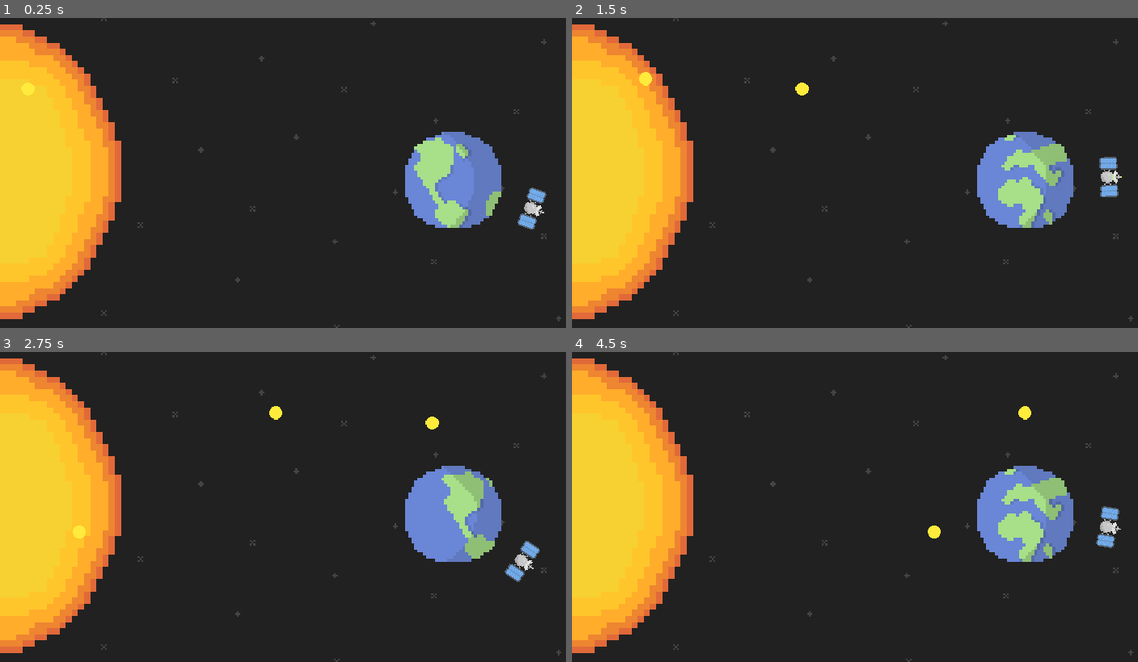
Above: before the commit, frames 1-4 (two rows, left to right).
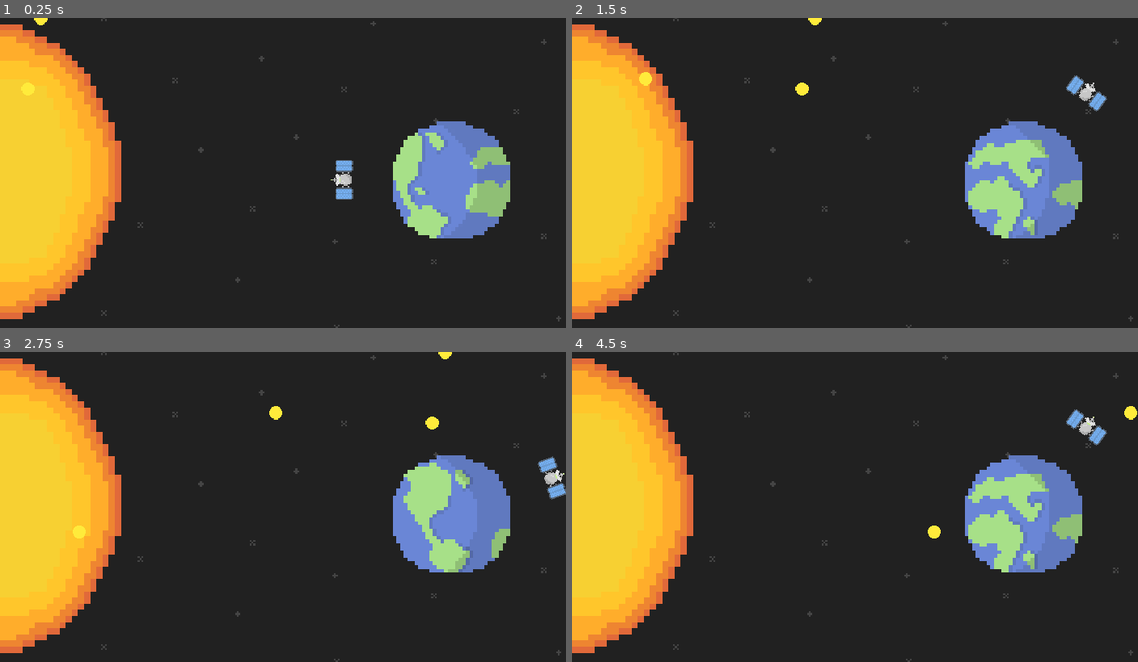
Above: after the commit, the same moments.

Repository: Liamx220/MiniJam76
Game: Godot game, scene res://Main.tscn
Same seed, same stepped clock (60 frames per second), same inputs: the game is played once before the commit and once after it.
Inputs (mouse positions are in pixels of both pictures, inside the frame that each line leads up to):
- Up to frame 1 (0.25 s): no input
- Up to frame 2 (1.5 s): move the mouse to (979, 157) at 0.52 s; hold D (right) 0.53-1.28 s; move the mouse to (741, 188) at 1.27 s; hold A (left) from 1.28 s (still down)
- Up to frame 3 (2.75 s): move the mouse to (339, 438) at 2.02 s; release A (left) at 2.03 s; hold D (right) from 2.03 s (still down)
- Up to frame 4 (4.5 s): move the mouse to (826, 569) at 2.77 s; move the mouse to (1024, 553) at 3.52 s; release D (right) at 3.53 s; hold A (left) from 3.53 s (still down); move the mouse to (685, 460) at 4.27 s

The runs differ from the first frame. In frame 1, 5.1% of the frame differs, in the area x 6-97%, y 0-72%; in frame 2, 5.4%; in frame 3, 5.4%; in frame 4, 5.6%, in the area x 69-100%, y 17-72%.

Commit message:
update

Diff:
--- a/MiniJam76/MiniJam76/Main.tscn
+++ b/MiniJam76/MiniJam76/Main.tscn
@@ -1,76 +1,27 @@
-[gd_scene load_steps=23 format=2]
+[gd_scene load_steps=12 format=2]
 
-[ext_resource path="res://Sprites/earth.png" type="Texture" id=1]
+[ext_resource path="res://earth.tscn" type="PackedScene" id=1]
 [ext_resource path="res://Sprites/satellite_blink.png" type="Texture" id=2]
 [ext_resource path="res://Sprites/background.png" type="Texture" id=3]
 [ext_resource path="res://Sprites/sun.png" type="Texture" id=4]
 [ext_resource path="res://player.gd" type="Script" id=5]
 [ext_resource path="res://spawner.tscn" type="PackedScene" id=6]
+[ext_resource path="res://enemy.tscn" type="PackedScene" id=7]
 
-[sub_resource type="AtlasTexture" id=1]
-atlas = ExtResource( 1 )
-region = Rect2( 0, 0, 34, 34 )
-
-[sub_resource type="AtlasTexture" id=2]
-atlas = ExtResource( 1 )
-region = Rect2( 34, 0, 34, 34 )
-
-[sub_resource type="AtlasTexture" id=3]
-atlas = ExtResource( 1 )
-region = Rect2( 68, 0, 34, 34 )
-
-[sub_resource type="AtlasTexture" id=4]
-atlas = ExtResource( 1 )
-region = Rect2( 102, 0, 34, 34 )
-
-[sub_resource type="AtlasTexture" id=5]
-atlas = ExtResource( 1 )
-region = Rect2( 136, 0, 34, 34 )
-
-[sub_resource type="AtlasTexture" id=6]
-atlas = ExtResource( 1 )
-region = Rect2( 170, 0, 34, 34 )
-
-[sub_resource type="AtlasTexture" id=7]
-atlas = ExtResource( 1 )
-region = Rect2( 204, 0, 34, 34 )
-
-[sub_resource type="AtlasTexture" id=8]
-atlas = ExtResource( 1 )
-region = Rect2( 238, 0, 34, 34 )
-
-[sub_resource type="AtlasTexture" id=9]
-atlas = ExtResource( 1 )
-region = Rect2( 272, 0, 34, 34 )
-
-[sub_resource type="SpriteFrames" id=10]
-animations = [ {
-"frames": [ SubResource( 1 ), SubResource( 2 ), SubResource( 3 ), SubResource( 4 ), SubResource( 5 ), SubResource( 6 ), SubResource( 7 ), SubResource( 8 ), SubResource( 9 ) ],
-"loop": true,
-"name": "default",
-"speed": 3.0
-} ]
-
-[sub_resource type="CircleShape2D" id=11]
-radius = 2.72502
-
-[sub_resource type="CircleShape2D" id=16]
-radius = 26.2079
-
-[sub_resource type="RectangleShape2D" id=15]
+[sub_resource type="RectangleShape2D" id=13]
 extents = Vector2( 8.29504, 17.9775 )
 
-[sub_resource type="AtlasTexture" id=12]
+[sub_resource type="AtlasTexture" id=14]
 atlas = ExtResource( 2 )
 region = Rect2( 0, 0, 31, 16 )
 
-[sub_resource type="AtlasTexture" id=13]
+[sub_resource type="AtlasTexture" id=15]
 atlas = ExtResource( 2 )
 region = Rect2( 31, 0, 31, 16 )
 
-[sub_resource type="SpriteFrames" id=14]
+[sub_resource type="SpriteFrames" id=16]
 animations = [ {
-"frames": [ SubResource( 12 ), SubResource( 13 ) ],
+"frames": [ SubResource( 14 ), SubResource( 15 ) ],
 "loop": true,
 "name": "default",
 "speed": 1.0
@@ -78,32 +29,18 @@
 
 [node name="Node2D" type="Node2D"]
 
-[node name="spawner" parent="." instance=ExtResource( 6 )]
-
 [node name="background" type="Sprite" parent="."]
 position = Vector2( 354.085, 194.165 )
 scale = Vector2( 2.26844, 2.26844 )
 texture = ExtResource( 3 )
 
-[node name="earth" type="StaticBody2D" parent="."]
-position = Vector2( 558.751, 202 )
-scale = Vector2( 7.41243, 7.41243 )
+[node name="earth" parent="." instance=ExtResource( 1 )]
+position = Vector2( 558.126, 200.576 )
 
-[node name="AnimatedSprite" type="AnimatedSprite" parent="earth"]
-position = Vector2( 0.240372, -0.240379 )
-scale = Vector2( 0.5, 0.5 )
-frames = SubResource( 10 )
-frame = 8
-playing = true
+[node name="enemy" parent="earth" instance=ExtResource( 7 )]
+position = Vector2( -558.126, -200.576 )
 
-[node name="CollisionShape2D" type="CollisionShape2D" parent="earth"]
-scale = Vector2( 1.75, 1.75 )
-shape = SubResource( 11 )
-
-[node name="Area2D" type="Area2D" parent="earth"]
-
-[node name="CollisionShape2D" type="CollisionShape2D" parent="earth/Area2D"]
-shape = SubResource( 16 )
+[node name="spawner" parent="." instance=ExtResource( 6 )]
 
 [node name="satellite" type="KinematicBody2D" parent="."]
 position = Vector2( 558.163, 200.424 )
@@ -114,15 +51,15 @@
 }
 
 [node name="CollisionShape2D" type="CollisionShape2D" parent="satellite"]
-position = Vector2( -76.1908, -0.681061 )
-scale = Vector2( 1, 1 )
-shape = SubResource( 15 )
+position = Vector2( -95.4543, -0.681061 )
+shape = SubResource( 13 )
 
 [node name="Sprite" type="AnimatedSprite" parent="satellite"]
-position = Vector2( -78.1853, 0 )
+position = Vector2( -97.4489, 0 )
 rotation = -1.5708
 scale = Vector2( 1.238, 1.238 )
-frames = SubResource( 14 )
+frames = SubResource( 16 )
+frame = 1
 playing = true
 
 [node name="sun" type="Sprite" parent="."]
--- /dev/null
+++ b/MiniJam76/MiniJam76/earth.gd
@@ -0,0 +1,16 @@
+extends StaticBody2D
+
+
+# Declare member variables here. Examples:
+# var a = 2
+# var b = "text"
+
+
+# Called when the node enters the scene tree for the first time.
+func _ready():
+	pass # Replace with function body.
+
+
+# Called every frame. 'delta' is the elapsed time since the previous frame.
+#func _process(delta):
+#	pass
--- a/MiniJam76/MiniJam76/earth.tscn
+++ b/MiniJam76/MiniJam76/earth.tscn
@@ -1,15 +1,76 @@
-[gd_scene load_steps=3 format=2]
+[gd_scene load_steps=15 format=2]
 
-[ext_resource path="res://earth_placeholder.png" type="Texture" id=1]
+[ext_resource path="res://Sprites/earth.png" type="Texture" id=1]
 
-[sub_resource type="CircleShape2D" id=1]
-radius = 42.5153
+[sub_resource type="CircleShape2D" id=12]
+radius = 1506.1
 
-[node name="earth" type="KinematicBody2D"]
+[sub_resource type="AtlasTexture" id=1]
+atlas = ExtResource( 1 )
+region = Rect2( 0, 0, 34, 34 )
 
-[node name="Sprite" type="Sprite" parent="."]
-texture = ExtResource( 1 )
+[sub_resource type="AtlasTexture" id=2]
+atlas = ExtResource( 1 )
+region = Rect2( 34, 0, 34, 34 )
+
+[sub_resource type="AtlasTexture" id=3]
+atlas = ExtResource( 1 )
+region = Rect2( 68, 0, 34, 34 )
+
+[sub_resource type="AtlasTexture" id=4]
+atlas = ExtResource( 1 )
+region = Rect2( 102, 0, 34, 34 )
+
+[sub_resource type="AtlasTexture" id=5]
+atlas = ExtResource( 1 )
+region = Rect2( 136, 0, 34, 34 )
+
+[sub_resource type="AtlasTexture" id=6]
+atlas = ExtResource( 1 )
+region = Rect2( 170, 0, 34, 34 )
+
+[sub_resource type="AtlasTexture" id=7]
+atlas = ExtResource( 1 )
+region = Rect2( 204, 0, 34, 34 )
+
+[sub_resource type="AtlasTexture" id=8]
+atlas = ExtResource( 1 )
+region = Rect2( 238, 0, 34, 34 )
+
+[sub_resource type="AtlasTexture" id=9]
+atlas = ExtResource( 1 )
+region = Rect2( 272, 0, 34, 34 )
+
+[sub_resource type="SpriteFrames" id=10]
+animations = [ {
+"frames": [ SubResource( 1 ), SubResource( 2 ), SubResource( 3 ), SubResource( 4 ), SubResource( 5 ), SubResource( 6 ), SubResource( 7 ), SubResource( 8 ), SubResource( 9 ) ],
+"loop": true,
+"name": "default",
+"speed": 3.0
+} ]
+
+[sub_resource type="CircleShape2D" id=11]
+radius = 2.72502
+
+[sub_resource type="RectangleShape2D" id=13]
+
+[node name="StaticBody2D" type="StaticBody2D"]
+
+[node name="Area2D" type="Area2D" parent="."]
+
+[node name="CollisionShape2D" type="CollisionShape2D" parent="Area2D"]
+shape = SubResource( 12 )
+
+[node name="AnimatedSprite" type="AnimatedSprite" parent="."]
+scale = Vector2( 4.52893, 4.52893 )
+frames = SubResource( 10 )
+playing = true
 
 [node name="CollisionShape2D" type="CollisionShape2D" parent="."]
-position = Vector2( 2.11893, 1.5892 )
-shape = SubResource( 1 )
+scale = Vector2( 1.75, 1.75 )
+shape = SubResource( 11 )
+
+[node name="KinematicBody2D" type="KinematicBody2D" parent="."]
+
+[node name="CollisionShape2D" type="CollisionShape2D" parent="KinematicBody2D"]
+shape = SubResource( 13 )
--- a/MiniJam76/MiniJam76/enemy.gd
+++ b/MiniJam76/MiniJam76/enemy.gd
@@ -3,6 +3,7 @@
 
 var speed = 200
 var velocity = Vector2()
+var player = null
 func _ready():
 	add_to_group("enemy")
 
@@ -15,3 +16,9 @@
 func _physics_process(delta):
 	move_Down()
 	move_and_slide(velocity)
+
+
+func _on_Area2D_area_entered(area):
+	print("help")
+
+		#print("help")
--- a/MiniJam76/MiniJam76/enemy.tscn
+++ b/MiniJam76/MiniJam76/enemy.tscn
@@ -1,12 +1,22 @@
-[gd_scene load_steps=4 format=2]
+[gd_scene load_steps=5 format=2]
 
 [ext_resource path="res://sun_placeHolder.png" type="Texture" id=1]
 [ext_resource path="res://enemy.gd" type="Script" id=2]
+
+[sub_resource type="CircleShape2D" id=2]
+radius = 16.148
 
 [sub_resource type="RectangleShape2D" id=1]
 
 [node name="enemy" type="KinematicBody2D"]
 script = ExtResource( 2 )
+
+[node name="Area2D" type="Area2D" parent="."]
+
+[node name="CollisionShape2D" type="CollisionShape2D" parent="Area2D" groups=[
+"enemy",
+]]
+shape = SubResource( 2 )
 
 [node name="Sprite" type="Sprite" parent="."]
 scale = Vector2( 0.0828639, 0.0828639 )
@@ -14,3 +24,4 @@
 
 [node name="CollisionShape2D" type="CollisionShape2D" parent="."]
 shape = SubResource( 1 )
+[connection signal="area_entered" from="Area2D" to="." method="_on_Area2D_area_entered"]
--- a/MiniJam76/MiniJam76/player.gd
+++ b/MiniJam76/MiniJam76/player.gd
@@ -1,4 +1,24 @@
 extends KinematicBody2D
 
+
+export (float) var rotation_speed = 4
+
+var velocity = Vector2()
+var rotation_dir = 0
+
+
+func get_input():
+	rotation_dir = 0
+	velocity = Vector2()
+	if Input.is_action_pressed("right"):
+		rotation_dir += 1
+	if Input.is_action_pressed('left'):
+		rotation_dir -= 1
+
+
 func _physics_process(delta):
-	look_at(get_global_mouse_position())
+
+
+	get_input()
+	rotation += rotation_dir * rotation_speed * delta
+	velocity = move_and_slide(velocity)
